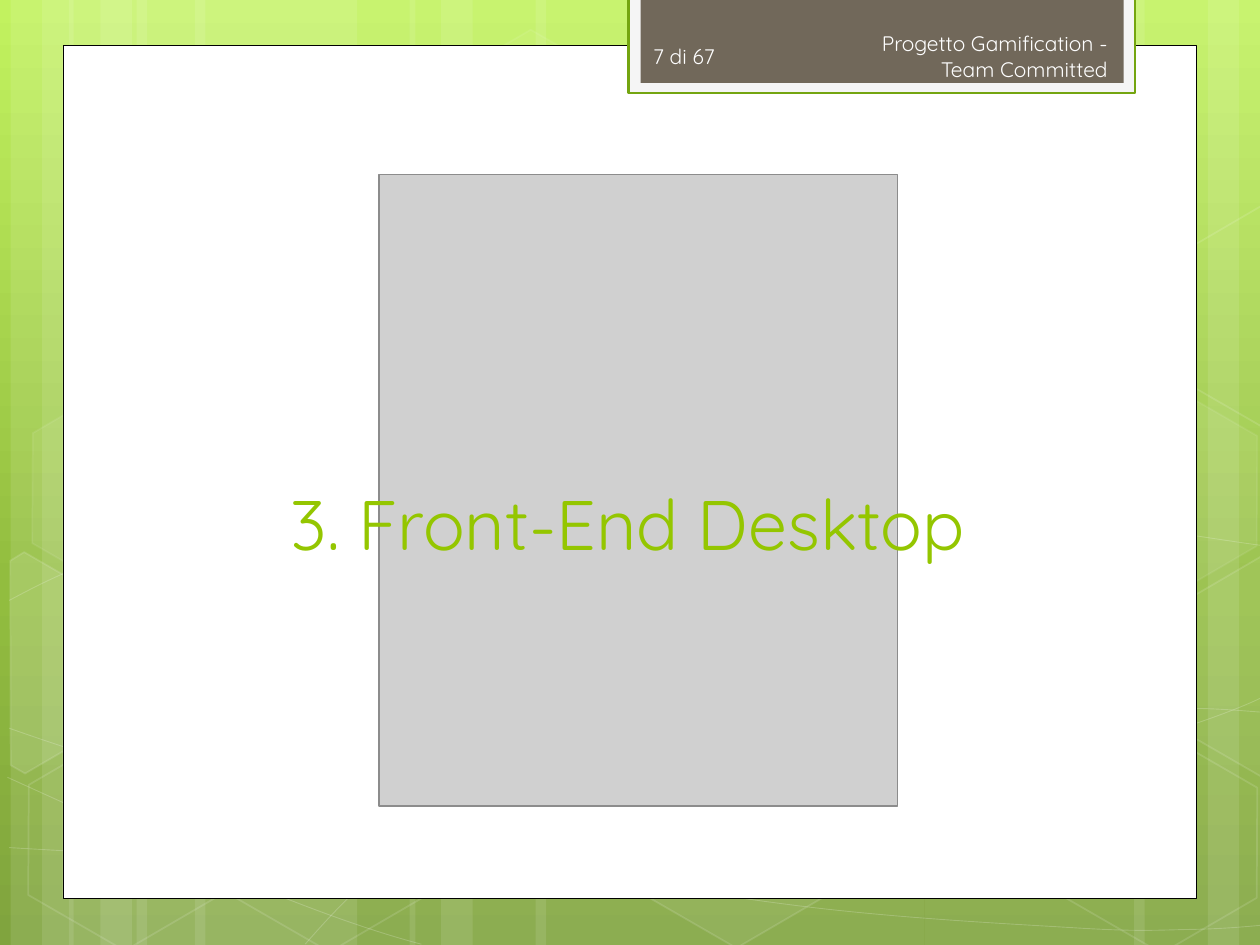
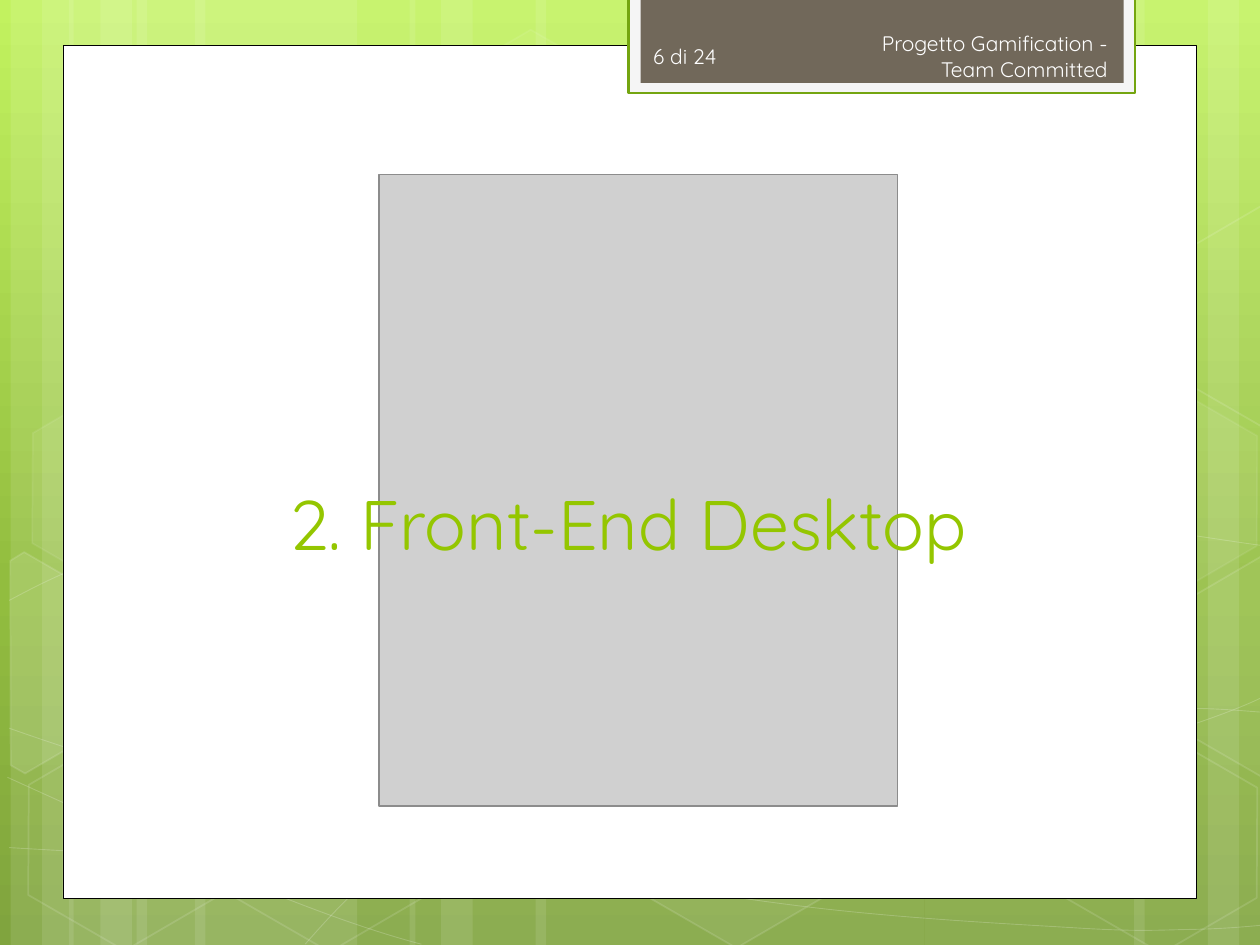
Before and after one commit to TeamCommitted/Team-Committed---Documenti, a slide deck: slide 6 of RP/Esterni/Presentazione/RP-Presentazione.pptx (slide 7 before the commit). Drawn at 1260x945 pixels with LibreOffice and Linux fonts; fonts in the diff are those of the drawing; grey boxes stand for pictures. Boxes give left, top, right and bottom in pixels: in the first picture for what was removed or moved away, otherwise in the second. Text is boxed around its words. In the diff, an @@ line names an element or a change of style, - is before the commit and + after.

```diff
--- a/RP/Esterni/Presentazione/RP-Presentazione.pptx
+++ b/RP/Esterni/Presentazione/RP-Presentazione.pptx
@@ page number at (653, 48, 717, 64): text changed @@
-7 di 67
+6 di 24
@@ title at (289, 477, 966, 568): text changed @@
-3. Front-End Desktop
+2. Front-End Desktop
```
Also in this commit, not shown: 10 other slides changed, 2 slides removed, 2 other files.
